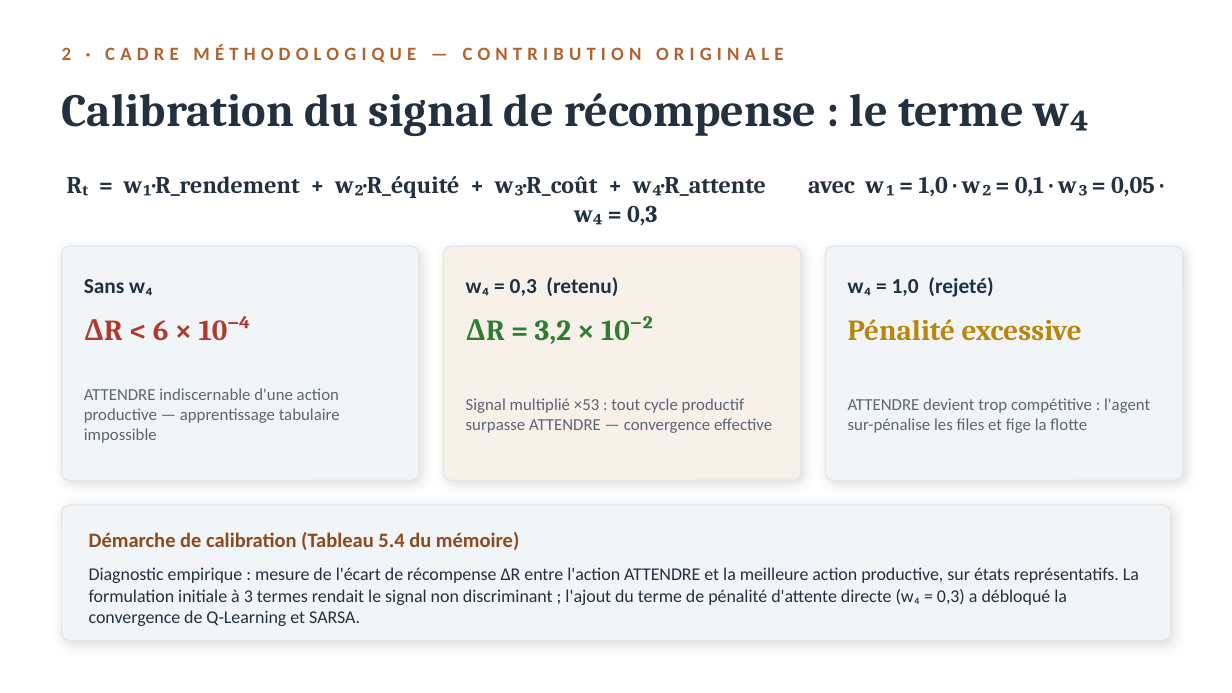
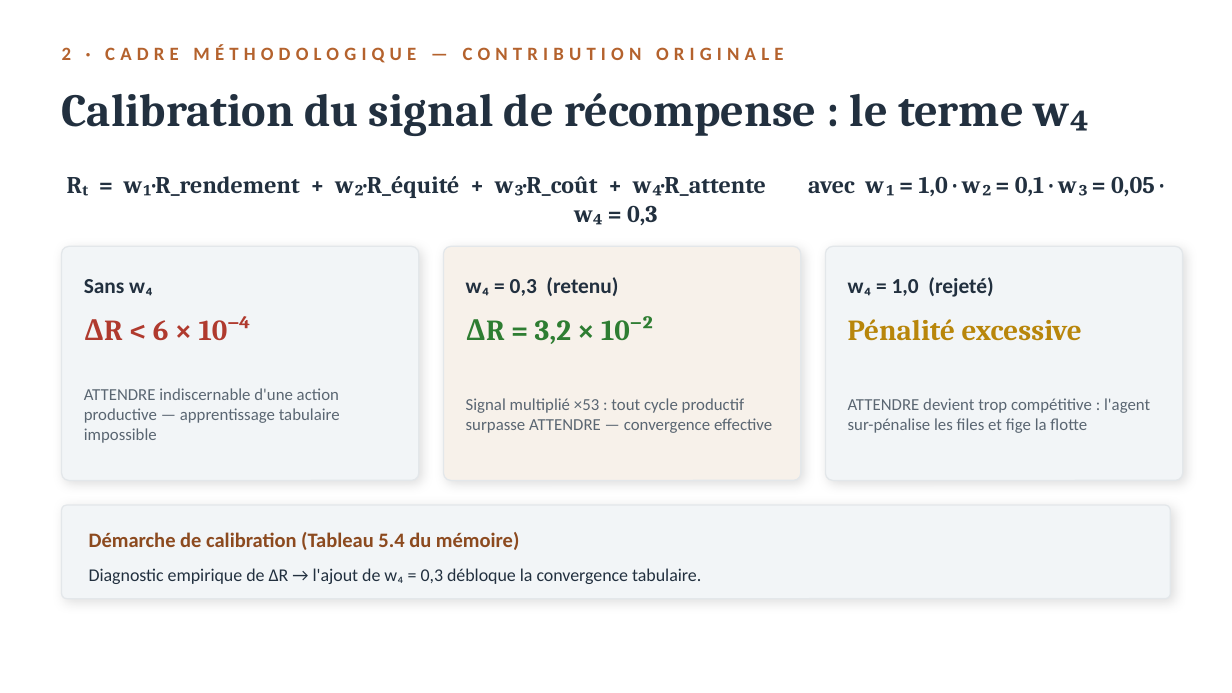
Before and after one commit to Juan-Lucas/memoire-master-rl-logistique, a slide deck: slide 10 of reports/Soutenance_MUPASA_KALUNGA_M2_DataScience.pptx. Drawn at 1232x693 pixels with LibreOffice and Linux fonts; fonts in the diff are those of the drawing. Boxes give left, top, right and bottom in pixels: in the first picture for what was removed or moved away, otherwise in the second. Text is boxed around its words. In the diff, an @@ line names an element or a change of style, - is before the commit and + after.

Commit message:
Amelioration des slides8,10 et 11.

```diff
--- a/reports/Soutenance_MUPASA_KALUNGA_M2_DataScience.pptx
+++ b/reports/Soutenance_MUPASA_KALUNGA_M2_DataScience.pptx
@@ rounded rectangle: place and size @@
-rounded rectangle at [62,505,1170,641]
+rounded rectangle at [62,505,1170,599]
@@ text at [89,568,701,584]: text changed @@
-Diagnostic empirique : mesure de l'écart de récompense ΔR entre l'action ATTENDRE et la meilleure action productive, sur états représentatifs. La formulation initiale à 3 termes rendait le signal non discriminant ; l'ajout du terme de pénalité d'attente directe (w₄ = 0,3) a débloqué la convergence de Q-Learning et SARSA.
+Diagnostic empirique de ΔR → l'ajout de w₄ = 0,3 débloque la convergence tabulaire.
```
Also in this commit, not shown: 6 other slides changed, 1 other file.
